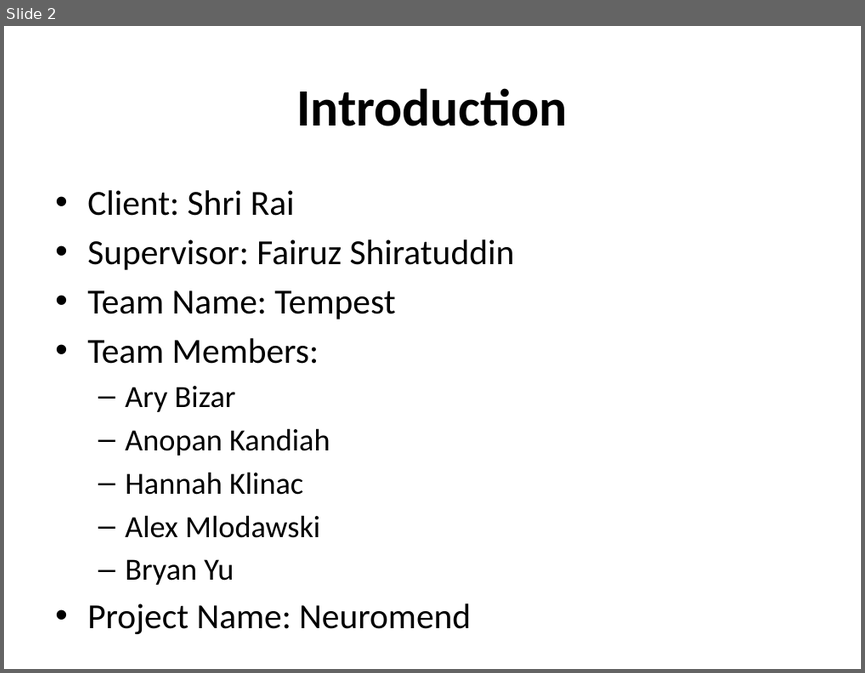
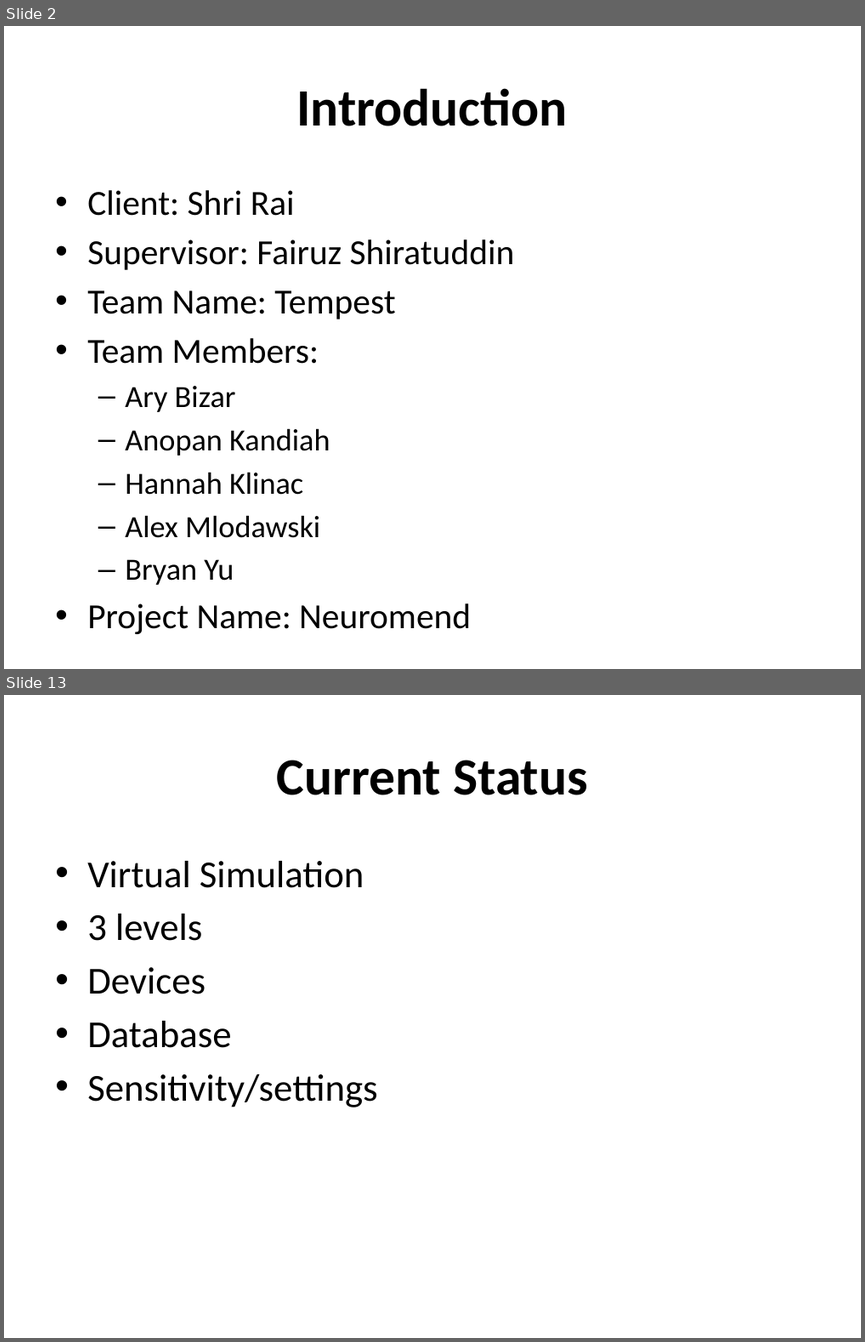
Before and after one commit to Hankli/VirtualEnvironments-Project, a slide deck: Documents/Presentations/Mock Presentation.pptx. Shown one above the other, each under a label of ours: slide 2 before the commit, slides 2 and 13 after it; the slides between them are not shown. The pictures are 865x673 and 865x1342 pixels, drawn with LibreOffice and Linux fonts; fonts in the diff are those of the drawing; background and template pictures are left out. Boxes give left, top, right and bottom in pixels: in the first picture for what was removed or moved away, otherwise in the second. Text is boxed around its words. In the diff, an @@ line names an element or a change of style, - is before the commit and + after.

```diff
--- a/Documents/Presentations/Mock Presentation.pptx
+++ b/Documents/Presentations/Mock Presentation.pptx
@@ slide 13 added at [4,695,861,1338], background picture (left out) @@
@@ title added at [277,760,588,795], 44 pt, text #000000, bold @@
+Current Status
@@ text added at [87,861,377,1107], 32 pt, text #000000 @@
+• Virtual Simulation
+• 3 levels
+• Devices
+• Database
+• Sensitivity/settings
```
Also in this commit, not shown: 4 slides changed, 10 other slides added, 6 slides removed.
